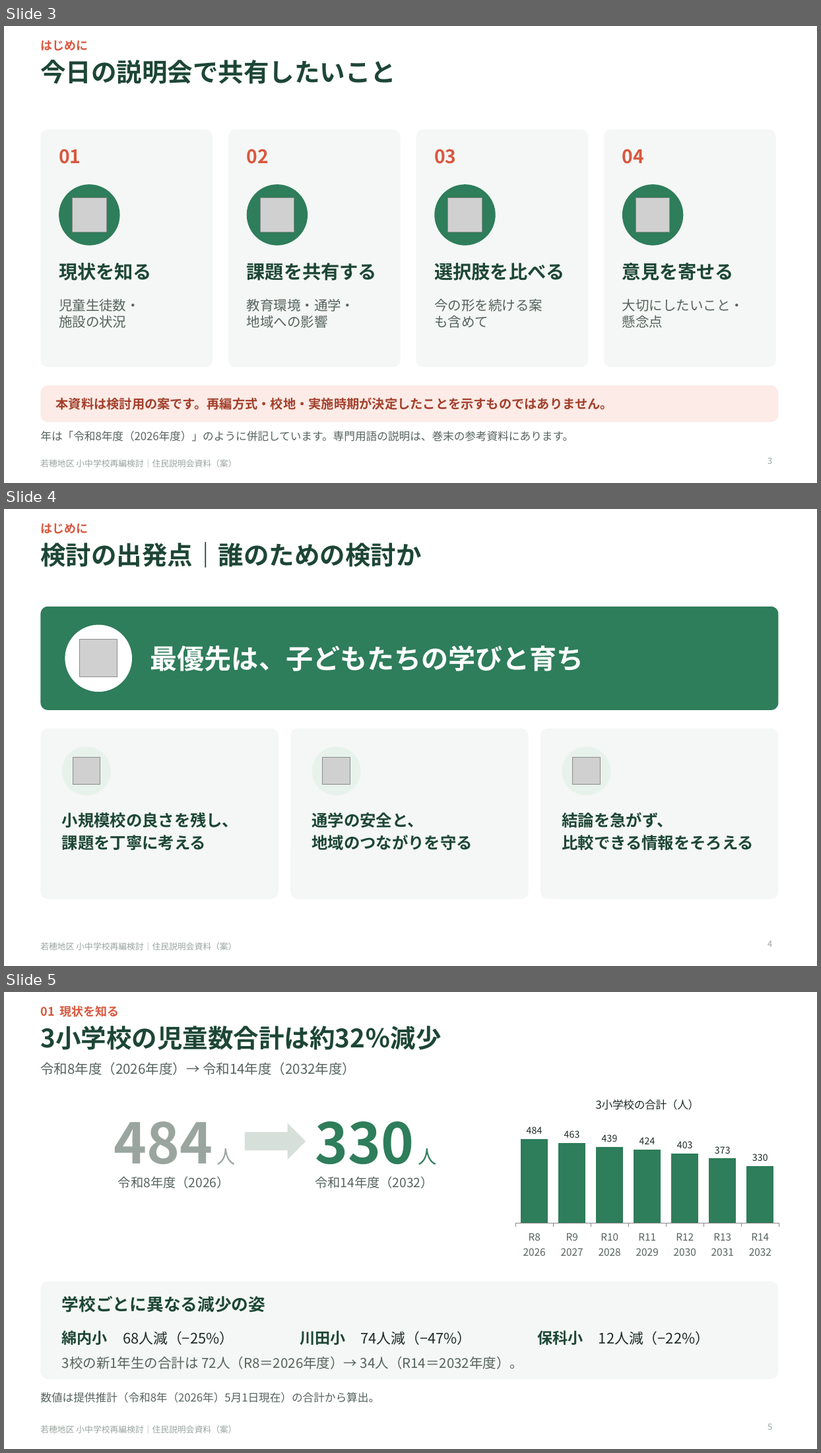
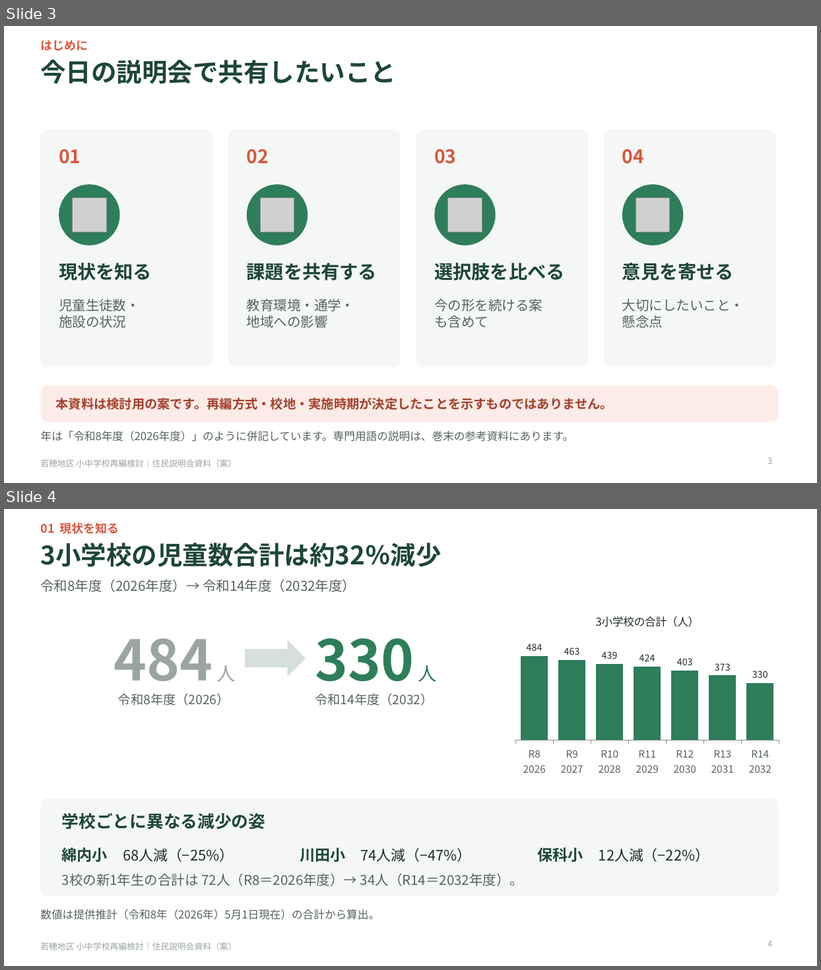
Before and after one commit to Masaki12008/GS, a slide deck: output/若穂地区_住民説明会資料_配布用短縮版.pptx. Shown one above the other, each under a label of ours: slides 3, 4 and 5 before the commit, slides 3 and 4 after it. The pictures are 821x1453 and 821x970 pixels, drawn with LibreOffice and Linux fonts; fonts in the diff are those of the drawing; grey boxes stand for pictures. Boxes give left, top, right and bottom in pixels: in the first picture for what was removed or moved away, otherwise in the second. Text is boxed around its words. In the diff, an @@ line names an element or a change of style, - is before the commit and + after.

```diff
--- a/output/若穂地区_住民説明会資料_配布用短縮版.pptx
+++ b/output/若穂地区_住民説明会資料_配布用短縮版.pptx
@@ slide 4 removed at box(4, 509, 817, 966), background #FFFFFF; not listed: 1 template element that a slide beside it also shows @@
@@ text removed at box(40, 523, 88, 534) @@
-はじめに
@@ title removed at box(40, 542, 421, 568) @@
-検討の出発点｜誰のための検討か
@@ rounded rectangle removed at box(40, 607, 779, 710) @@
@@ ellipse removed at box(65, 625, 132, 692) @@
@@ picture removed at box(80, 640, 118, 677) @@
@@ text removed at box(151, 646, 584, 671) @@
-最優先は、子どもたちの学びと育ち
@@ rounded rectangle removed at box(40, 729, 279, 900) @@
@@ rounded rectangle removed at box(290, 729, 529, 900) @@
@@ rounded rectangle removed at box(541, 729, 779, 900) @@
@@ ellipse removed at box(62, 747, 111, 795) @@
@@ picture removed at box(73, 758, 100, 786) @@
@@ ellipse removed at box(312, 747, 361, 795) @@
@@ picture removed at box(323, 758, 350, 786) @@
@@ ellipse removed at box(562, 747, 611, 795) @@
@@ picture removed at box(573, 758, 601, 786) @@
@@ text removed at box(62, 813, 239, 851) @@
-小規模校の良さを残し、
-課題を丁寧に考える
@@ text removed at box(312, 813, 473, 850) @@
-通学の安全と、
-地域のつながりを守る
@@ text removed at box(562, 813, 754, 850) @@
-結論を急がず、
-比較できる情報をそろえる
@@ page number removed at box(768, 941, 772, 947) @@
-4
@@ what was slide 5 is now slide 4 @@
@@ page number at box(768, 941, 772, 947): text changed @@
-5
+4
```
Also in this commit, not shown: 1 slide changed, 10 other slides removed, 3 other files.
